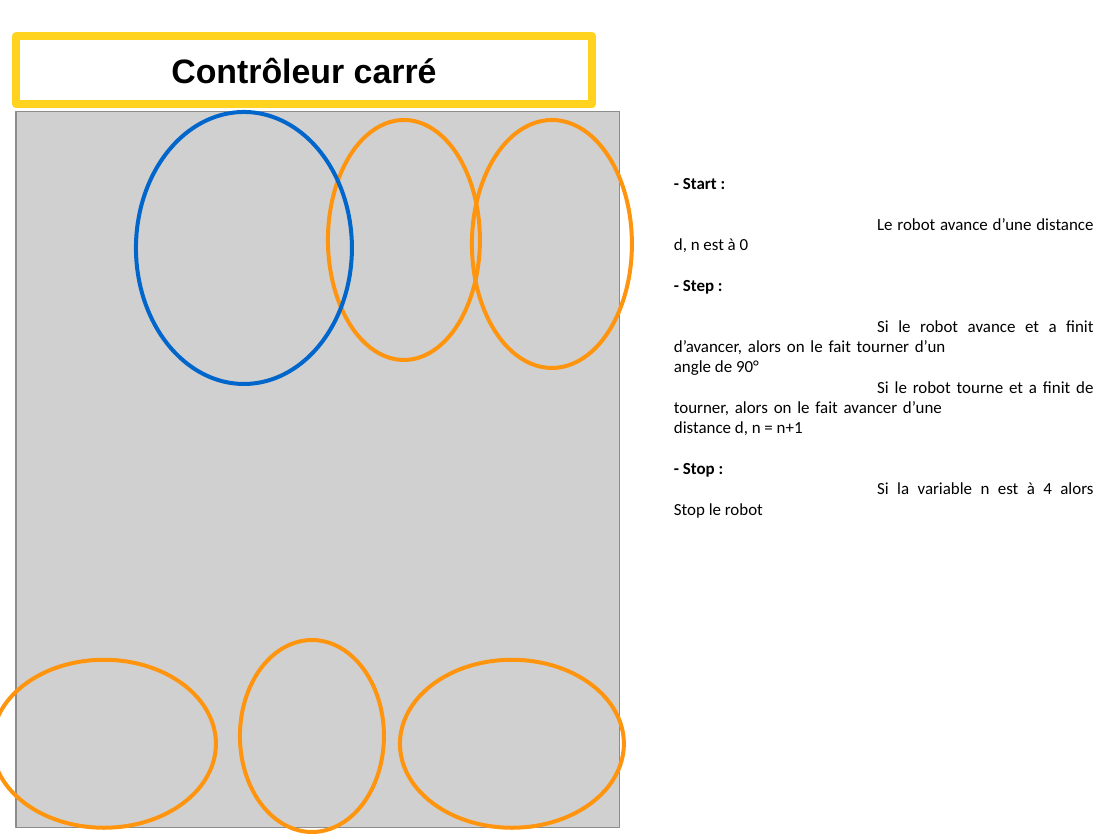
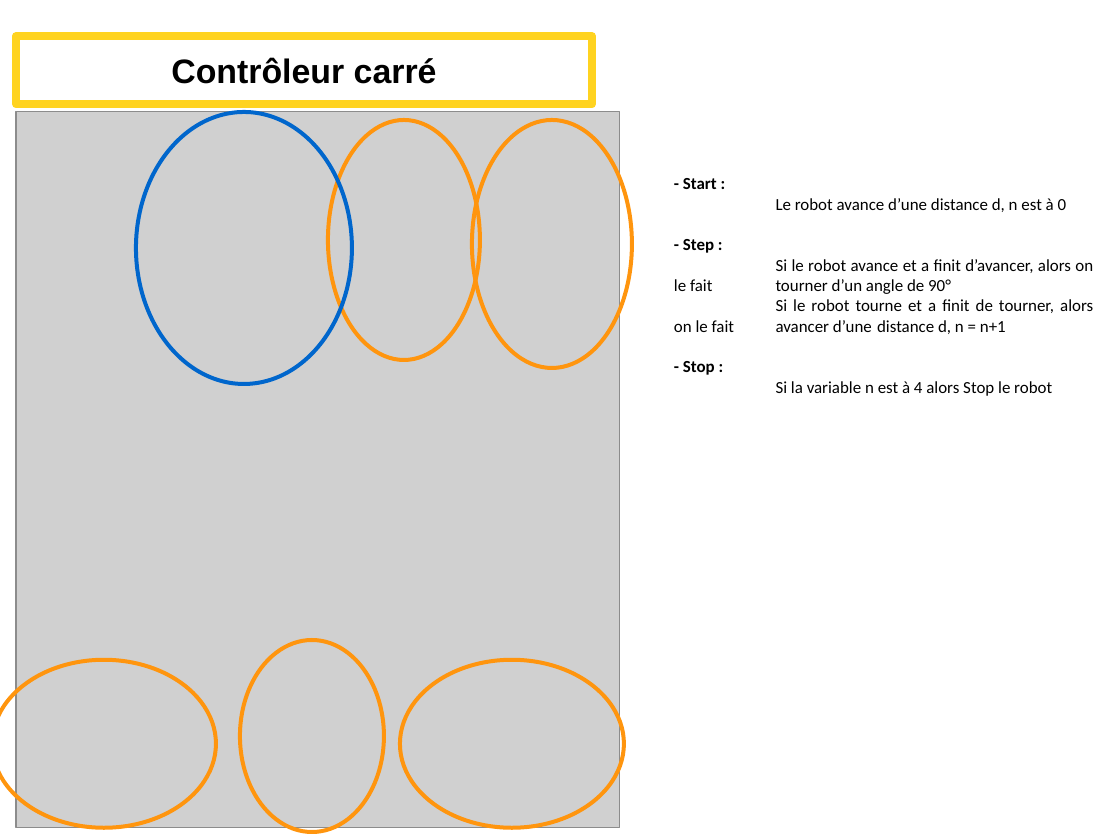
Before and after one commit to Alex-Lec/Projet-2I013-, a slide deck: slide 8 of Présentation_projetRobot.odp. Drawn at 1120x840 pixels with LibreOffice and Linux fonts; fonts in the diff are those of the drawing; grey boxes stand for pictures. Boxes give left, top, right and bottom in pixels: in the first picture for what was removed or moved away, otherwise in the second. Text is boxed around its words. In the diff, an @@ line names an element or a change of style, - is before the commit and + after.

```diff
--- a/Présentation_projetRobot.odp
+++ b/Présentation_projetRobot.odp
@@ text "- Start :" rewrapped from (674,178,1093,494) to (683,178,1093,396) @@
```
Also in this commit, not shown: 2 other slides changed, 3 slides added, 1 slide removed, 1 other file.
